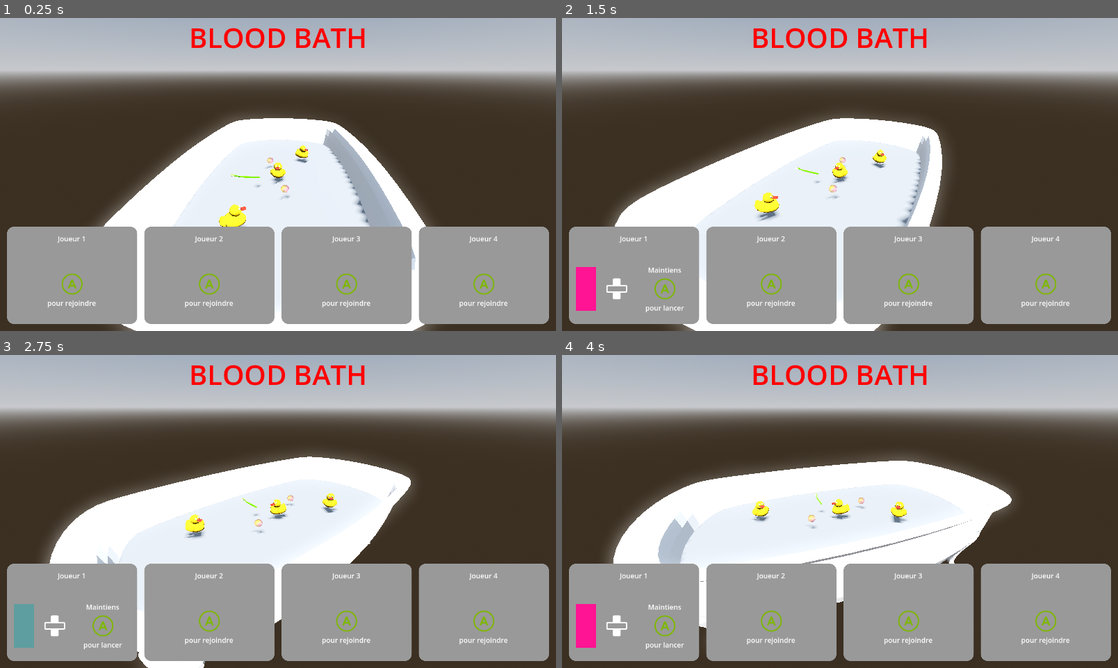
Above: before the commit, frames 1-4 (two rows, left to right).
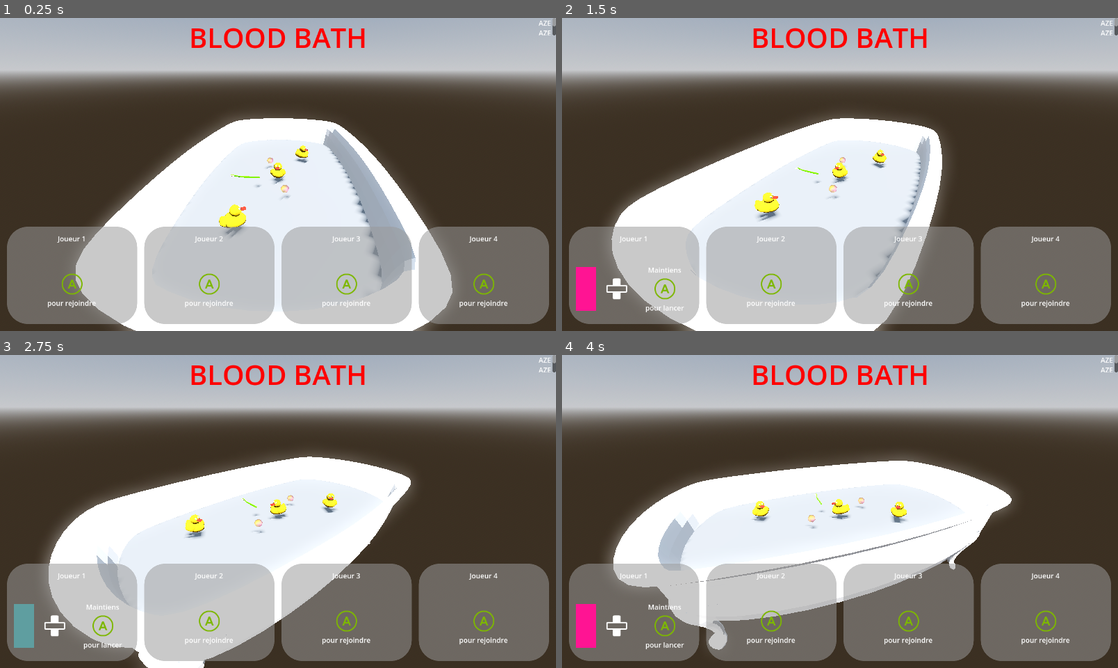
Above: after the commit, the same moments.

Repository: Gr0minet/ggj2025
Game: Godot game, scene res://scenes/test_all.tscn
The game is run twice, just before and just after one commit, with the same random seed, the same clock (stepped at 60 frames per second) and the same inputs.
Inputs:
- Up to frame 1 (0.25 s): no input
- Up to frame 2 (1.5 s): hold I (change_color_up) 0.53-1.28 s; hold J (join_game) 0.53-1.28 s; tap G (jump) at 0.77 s; hold O (change_color_down) from 1.28 s (still down); tap 1 at 1.35 s
- Up to frame 3 (2.75 s): tap G (jump) at 1.52 s; release O (change_color_down) at 2.03 s; hold I (change_color_up) from 2.03 s (still down); tap 2 at 2.1 s
- Up to frame 4 (4 s): tap 3 at 2.85 s; tap G (jump) at 3.02, 3.77 s; release I (change_color_up) at 3.53 s; hold O (change_color_down) from 3.53 s (still down); tap 4 at 3.6 s

The runs differ from the first frame. In frame 1, 28% of the frame differs, in the area x 1-100%, y 0-98%; in frame 2, 28%; in frame 3, 28%; in frame 4, 28%.

Commit message:
Fix transparency and corners of bubble selection
Signed-off-by: m09 <142691+m09@users.noreply.github.com>

Diff:
--- a/godot/menu/menu.tscn
+++ b/godot/menu/menu.tscn
@@ -27,6 +27,17 @@
 theme_override_font_sizes/font_size = 64
 text = "BLOOD BATH
 "
+
+[node name="RichTextLabel" type="RichTextLabel" parent="."]
+layout_mode = 1
+anchors_preset = 1
+anchor_left = 1.0
+anchor_right = 1.0
+offset_left = -40.0
+offset_bottom = 40.0
+grow_horizontal = 0
+text = "AZEAZEAZE
+AZEAZE"
 
 [node name="MarginContainer" type="MarginContainer" parent="."]
 layout_mode = 1
--- a/godot/menu/player_join.gd
+++ b/godot/menu/player_join.gd
@@ -21,11 +21,11 @@
 
 var player: Player = null
 
-@onready var label = $MarginContainer/VBoxContainer/Label
-@onready var rich_text_label = $MarginContainer/VBoxContainer/HBoxContainer/RichTextLabel
-@onready var progress_bar = $TextureProgressBar
-@onready var color_picker = $MarginContainer/VBoxContainer/HBoxContainer/ColorPicker
-@onready var color_rectangle = $MarginContainer/VBoxContainer/HBoxContainer/ColorPicker/ColorRect
+@onready var label = $ClipAlphaPatch/MarginContainer/VBoxContainer/Label
+@onready var rich_text_label = $ClipAlphaPatch/MarginContainer/VBoxContainer/HBoxContainer/RichTextLabel
+@onready var progress_bar = $ClipAlphaPatch/TextureProgressBar
+@onready var color_picker = $ClipAlphaPatch/MarginContainer/VBoxContainer/HBoxContainer/ColorPicker
+@onready var color_rectangle = $ClipAlphaPatch/MarginContainer/VBoxContainer/HBoxContainer/ColorPicker/ColorRect
 
 
 func _ready() -> void:
@@ -72,7 +72,7 @@
 	current_color_index = (current_color_index + index_change) % COLORS.size()
 	var new_color = COLORS[current_color_index]
 	var start_color = Color(new_color, 0.5)
-	$TextureProgressBar.texture_progress.gradient.colors = PackedColorArray([start_color, start_color.lightened(0.8)])
+	$ClipAlphaPatch/TextureProgressBar.texture_progress.gradient.colors = PackedColorArray([start_color, start_color.lightened(0.8)])
 	player.color = new_color
 	color_rectangle.color = new_color
 
--- a/godot/menu/player_join.tscn
+++ b/godot/menu/player_join.tscn
@@ -1,13 +1,20 @@
-[gd_scene load_steps=6 format=3 uid="uid://c5umynsbl4k7j"]
+[gd_scene load_steps=7 format=3 uid="uid://c5umynsbl4k7j"]
 
 [ext_resource type="Script" path="res://menu/player_join.gd" id="1_4ec8c"]
 [ext_resource type="Texture2D" uid="uid://cahfculria4gf" path="res://assets/xbox_dpad_vertical_outline.png" id="2_wx4gi"]
 
 [sub_resource type="StyleBoxFlat" id="StyleBoxFlat_vk6d6"]
-corner_radius_top_left = 16
-corner_radius_top_right = 16
-corner_radius_bottom_right = 16
-corner_radius_bottom_left = 16
+bg_color = Color(0.6, 0.6, 0.6, 0.533333)
+corner_radius_top_left = 48
+corner_radius_top_right = 48
+corner_radius_bottom_right = 48
+corner_radius_bottom_left = 48
+
+[sub_resource type="StyleBoxFlat" id="StyleBoxFlat_q048x"]
+corner_radius_top_left = 48
+corner_radius_top_right = 48
+corner_radius_bottom_right = 48
+corner_radius_bottom_left = 48
 
 [sub_resource type="Gradient" id="Gradient_bkmsx"]
 interpolation_mode = 2
@@ -20,7 +27,6 @@
 fill_to = Vector2(1, 1)
 
 [node name="PlayerJoin" type="PanelContainer"]
-clip_children = 2
 anchors_preset = 15
 anchor_right = 1.0
 anchor_bottom = 1.0
@@ -31,37 +37,50 @@
 theme_override_styles/panel = SubResource("StyleBoxFlat_vk6d6")
 script = ExtResource("1_4ec8c")
 
-[node name="MarginContainer" type="MarginContainer" parent="."]
+[node name="ClipAlphaPatch" type="PanelContainer" parent="."]
+clip_children = 1
+layout_mode = 2
+theme_override_styles/panel = SubResource("StyleBoxFlat_q048x")
+
+[node name="TextureProgressBar" type="TextureProgressBar" parent="ClipAlphaPatch"]
+layout_mode = 2
+step = 0.0
+value = 20.0
+fill_mode = 5
+nine_patch_stretch = true
+texture_progress = SubResource("GradientTexture2D_j3gxb")
+
+[node name="MarginContainer" type="MarginContainer" parent="ClipAlphaPatch"]
 layout_mode = 2
 theme_override_constants/margin_left = 16
 theme_override_constants/margin_top = 16
 theme_override_constants/margin_right = 16
 theme_override_constants/margin_bottom = 16
 
-[node name="VBoxContainer" type="VBoxContainer" parent="MarginContainer"]
+[node name="VBoxContainer" type="VBoxContainer" parent="ClipAlphaPatch/MarginContainer"]
 layout_mode = 2
 alignment = 1
 
-[node name="Label" type="Label" parent="MarginContainer/VBoxContainer"]
+[node name="Label" type="Label" parent="ClipAlphaPatch/MarginContainer/VBoxContainer"]
 layout_mode = 2
 horizontal_alignment = 1
 
-[node name="Padding" type="CenterContainer" parent="MarginContainer/VBoxContainer"]
+[node name="Padding" type="CenterContainer" parent="ClipAlphaPatch/MarginContainer/VBoxContainer"]
 layout_mode = 2
 size_flags_vertical = 3
 size_flags_stretch_ratio = 0.25
 
-[node name="HBoxContainer" type="HBoxContainer" parent="MarginContainer/VBoxContainer"]
+[node name="HBoxContainer" type="HBoxContainer" parent="ClipAlphaPatch/MarginContainer/VBoxContainer"]
 layout_mode = 2
 size_flags_vertical = 3
 theme_override_constants/separation = 16
 
-[node name="ColorPicker" type="HBoxContainer" parent="MarginContainer/VBoxContainer/HBoxContainer"]
+[node name="ColorPicker" type="HBoxContainer" parent="ClipAlphaPatch/MarginContainer/VBoxContainer/HBoxContainer"]
 layout_mode = 2
 size_flags_horizontal = 3
 theme_override_constants/separation = 16
 
-[node name="ColorRect" type="ColorRect" parent="MarginContainer/VBoxContainer/HBoxContainer/ColorPicker"]
+[node name="ColorRect" type="ColorRect" parent="ClipAlphaPatch/MarginContainer/VBoxContainer/HBoxContainer/ColorPicker"]
 custom_minimum_size = Vector2(0, 100)
 layout_mode = 2
 size_flags_horizontal = 3
@@ -69,12 +88,12 @@
 size_flags_stretch_ratio = 0.25
 color = Color(1, 0, 0, 1)
 
-[node name="PadArrows" type="TextureRect" parent="MarginContainer/VBoxContainer/HBoxContainer/ColorPicker"]
+[node name="PadArrows" type="TextureRect" parent="ClipAlphaPatch/MarginContainer/VBoxContainer/HBoxContainer/ColorPicker"]
 layout_mode = 2
 size_flags_vertical = 4
 texture = ExtResource("2_wx4gi")
 
-[node name="RichTextLabel" type="RichTextLabel" parent="MarginContainer/VBoxContainer/HBoxContainer"]
+[node name="RichTextLabel" type="RichTextLabel" parent="ClipAlphaPatch/MarginContainer/VBoxContainer/HBoxContainer"]
 layout_mode = 2
 size_flags_horizontal = 3
 size_flags_vertical = 6
@@ -82,11 +101,3 @@
 text = "azea
 "
 fit_content = true
-
-[node name="TextureProgressBar" type="TextureProgressBar" parent="."]
-layout_mode = 2
-step = 0.0
-value = 20.0
-fill_mode = 5
-nine_patch_stretch = true
-texture_progress = SubResource("GradientTexture2D_j3gxb")
